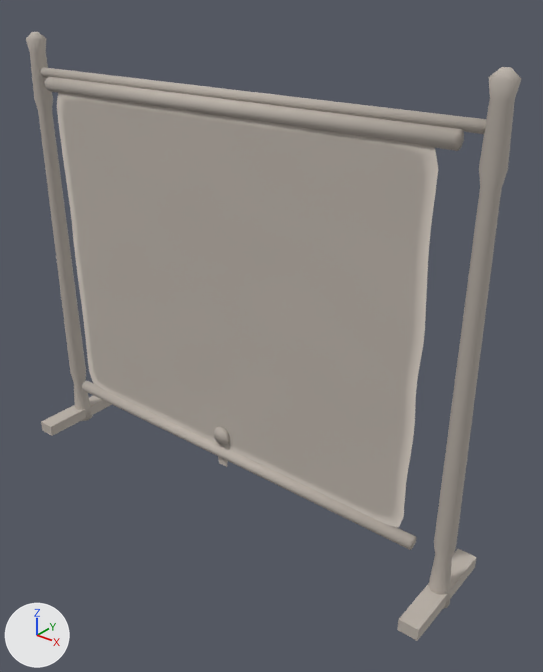
The FBX model Assets/3D Assets/Info Props/Info Prop 1620 C.fbx, before and after one commit.
The view is the same before and after, from a camera (50 mm lens) standing at (2.83, -3.09, 3.19) and looking at (0.28, 0.1, 1.21). The lights are fixed; the arrows at lower left show +X, +Y and +Z. The first picture is the older version. Where no turn or scale is listed for an object, it has been applied to the vertices. Vertices at exactly the same position are counted once.

The older version as bpy lines, for what is in view:
```python
me_scroll_mesh = bpy.data.meshes.new('Scroll_Mesh')
me_scroll_mesh.from_pydata(...)  # 2473 vertices, 2444 faces; spans x -1.4..1.4, y -2.26..0.03, z -0.04..0.04
# faces by material slot: [14, 2400, 30]
me_scroll_mesh.materials.append(mat_infotimber)  # grey #bcb3aa
me_scroll_mesh.materials.append(mat_infoprop_1620_c)  # grey #bcb3aa
me_scroll_mesh.materials.append(mat_infowax)  # grey #bcb3aa
me_stand_mesh = bpy.data.meshes.new('Stand_Mesh')
me_stand_mesh.from_pydata(...)  # 276 vertices, 234 faces; spans x -1.63..1.63, y -0.35..0.35, z -0.02..2.84
me_stand_mesh.materials.append(mat_infotimber)  # grey #bcb3aa
ob_scroll = bpy.data.objects.new('Scroll', None)
ob_scroll.location = (0.0, -0.06, 2.501)
ob_scroll.rotation_euler = (1.571, 0.0, 0.0)  # degrees (90, 0, 0)
ob_scroll_mesh = bpy.data.objects.new('Scroll_Mesh', me_scroll_mesh)
ob_scroll_mesh.parent = ob_scroll
ob_scroll_mesh.location = (0.0, 0.0, 0.0)
ob_stand_mesh = bpy.data.objects.new('Stand_Mesh', me_stand_mesh)
ob_stand_mesh.location = (0.0, 0.0, 0.0)
```
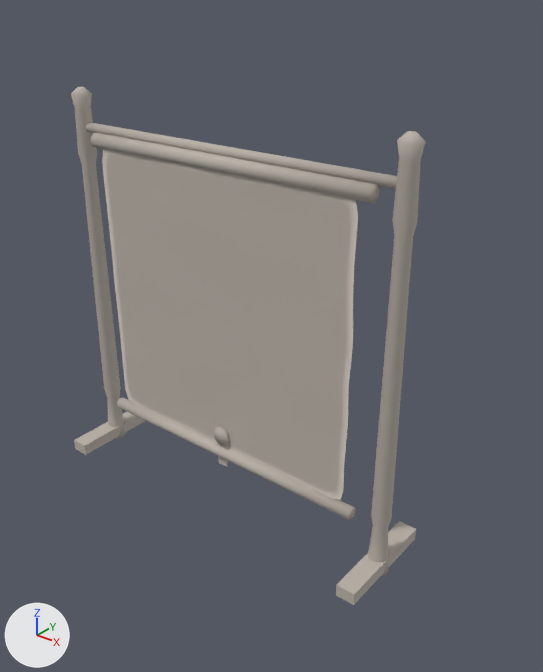
ob_scroll is not drawn itself; it is the parent of ob_scroll_mesh.

Diff of the bpy script that builds the scene:
```diff
--- a/Assets/3D Assets/Info Props/Info Prop 1620 C.fbx.py
+++ b/Assets/3D Assets/Info Props/Info Prop 1620 C.fbx.py
@@ me_scroll_mesh @@
 # used by ob_scroll_mesh; parent = ob_scroll; location = (0.0, 0.0, 0.0)
-me_scroll_mesh.from_pydata(...)  # 2473 vertices, 2444 faces; spans x -1.4..1.4, y -2.26..0.03, z -0.04..0.04
+me_scroll_mesh.from_pydata(...)  # 2473 vertices, 2444 faces; spans x -1.0..1.0, y -1.95..0.03, z -0.04..0.04
+# me_scroll_mesh part 1: the loose piece of 2401 vertices spanning x -1.35..1.35, y -2.12..0.03, z 0.0 is scaled about the mesh origin by (0.703, 0.86, 0.52)
+# me_scroll_mesh part 2: the loose piece of 24 vertices spanning x -1.4..1.4, y -2.19..-2.12, z -0.04..0.04 is scaled about its middle by (0.715, 1, 1), then moved by (0.0, 0.3, 0.0)
+# other edits to the shape of me_scroll_mesh do not show in these pictures
 me_scroll_mesh.materials.append(mat_infotimber)
@@ me_stand_mesh @@
 # used by ob_stand_mesh; location = (0.0, 0.0, 0.0)
-me_stand_mesh.from_pydata(...)  # 276 vertices, 234 faces; spans x -1.63..1.63, y -0.35..0.35, z -0.02..2.84
+me_stand_mesh.from_pydata(...)  # 276 vertices, 234 faces; spans x -1.23..1.23, y -0.35..0.35, z -0.02..2.54
+# me_stand_mesh part 3: the loose piece of 8 vertices spanning x -1.62..-1.5, y -0.35..0.35, z 0.0..0.08 is moved by (0.4, 0.0, 0.0)
+# me_stand_mesh part 4: the loose piece of 8 vertices spanning x 1.5..1.62, y -0.35..0.35, z 0.0..0.08 is moved by (-0.4, 0.0, 0.0)
+# me_stand_mesh part 5: the loose piece of 20 vertices spanning x -1.57..1.57, y -0.03..0.03, z 2.57..2.63 is scaled about its middle by (0.744, 1, 1), then moved by (0.0, 0.0, -0.3)
+# me_stand_mesh part 6: the loose piece of 24 vertices spanning x -1.41..1.41, y -0.08..0.0, z 2.5..2.58 is scaled about its middle by (0.717, 1, 1), then moved by (0.0, 0.0, -0.3)
+# me_stand_mesh part 7: 60 of the vertices in x -1.63..-1.5, y -0.06..0.06, z 2.35..2.84 are moved by (0.4, 0.0, -0.3)
+# me_stand_mesh part 8: all 48 vertices in x -1.63..-1.5, y -0.07..0.07, z -0.02..0.38 are moved by (0.4, 0.0, 0.0)
+# me_stand_mesh part 9: 60 of the vertices in x 1.5..1.63, y -0.06..0.06, z 2.35..2.84 are moved by (-0.4, 0.0, -0.3)
+# me_stand_mesh part 10: all 48 vertices in x 1.5..1.63, y -0.07..0.07, z -0.02..0.38 are moved by (-0.4, 0.0, 0.0)
 me_stand_mesh.materials.append(mat_infotimber)
@@ ob_scroll @@
 ob_scroll = bpy.data.objects.new('Scroll', None)
-ob_scroll.location = (0.0, -0.06, 2.501)
+ob_scroll.location = (0.0, -0.06, 2.199)
 ob_scroll.rotation_euler = (1.571, 0.0, 0.0)  # degrees (90, 0, 0)
```

Location of each change, [x1, y1, x2, y2] in pixels of the pictures (543 x 672 px; the box of a moved part takes in the faces that stretch with it):
'Scroll_Mesh', reshaped, moved (33% narrower, 19% shorter)
    before: [57, 92, 438, 550]
    after: [102, 148, 358, 520]
'Stand_Mesh', reshaped (28% narrower, 15% shorter)
    before: [26, 32, 521, 641]
    after: [71, 87, 425, 605]
part 1 of me_scroll_mesh, moved or reshaped
    before: [57, 92, 438, 527]
    after: [102, 148, 358, 500]
part 2 of me_scroll_mesh, moved or reshaped
    before: [82, 381, 416, 550]
    after: [117, 398, 356, 520]
part 3 of me_stand_mesh, moved or reshaped
    before: [41, 395, 112, 436]
    after: [74, 412, 145, 455]
part 4 of me_stand_mesh, moved or reshaped
    before: [398, 549, 476, 641]
    after: [336, 521, 416, 605]
part 5 of me_stand_mesh, moved or reshaped
    before: [41, 68, 486, 134]
    after: [85, 122, 397, 189]
part 6 of me_stand_mesh, moved or reshaped
    before: [45, 77, 464, 151]
    after: [90, 133, 380, 203]
part 7 of me_stand_mesh, moved or reshaped
    before: [26, 32, 53, 113]
    after: [71, 87, 97, 167]
part 8 of me_stand_mesh, moved or reshaped
    before: [38, 112, 93, 421]
    after: [82, 166, 126, 439]
part 9 of me_stand_mesh, moved or reshaped
    before: [479, 67, 521, 190]
    after: [393, 131, 425, 239]
part 10 of me_stand_mesh, moved or reshaped
    before: [429, 188, 501, 609]
    after: [368, 237, 413, 577]
